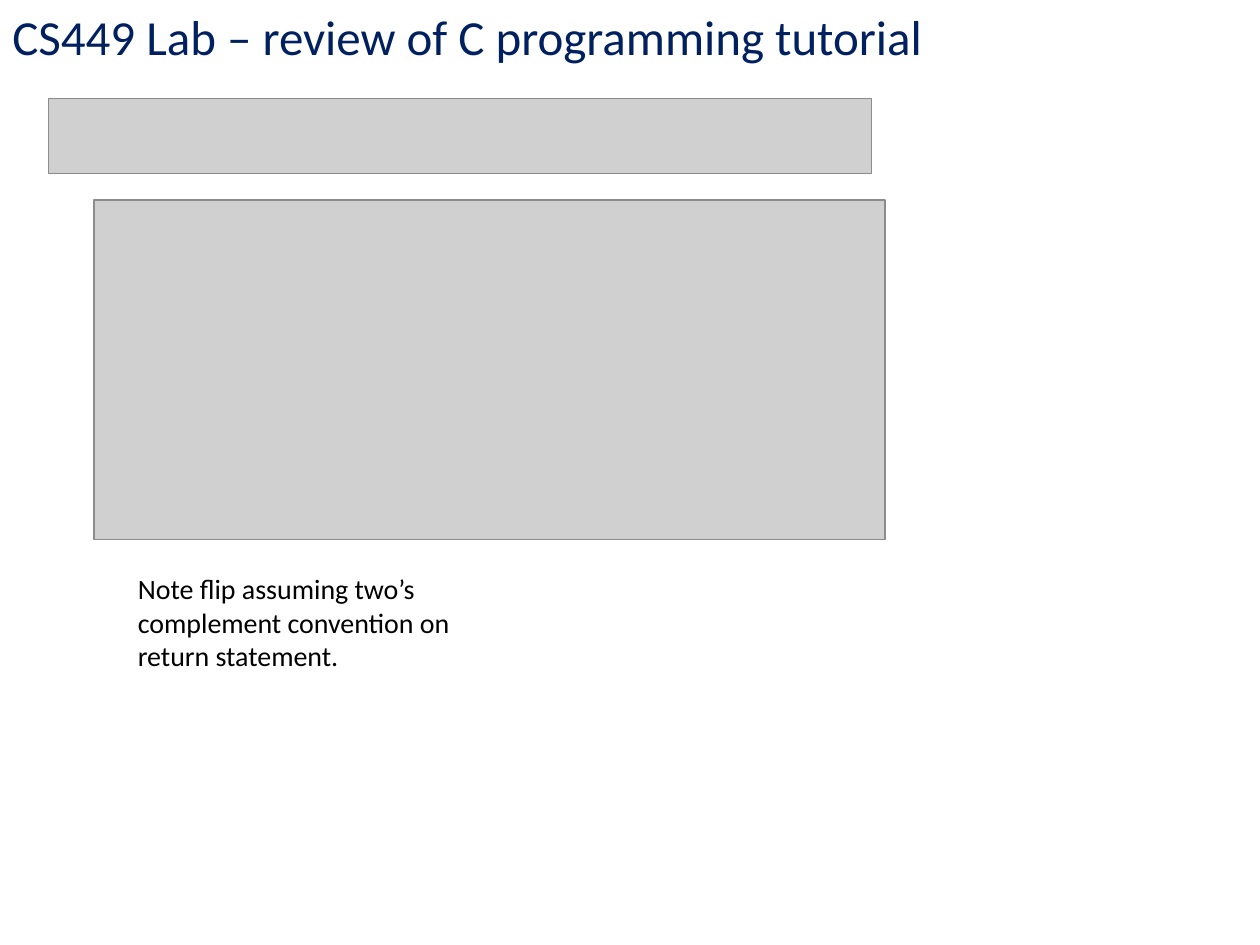
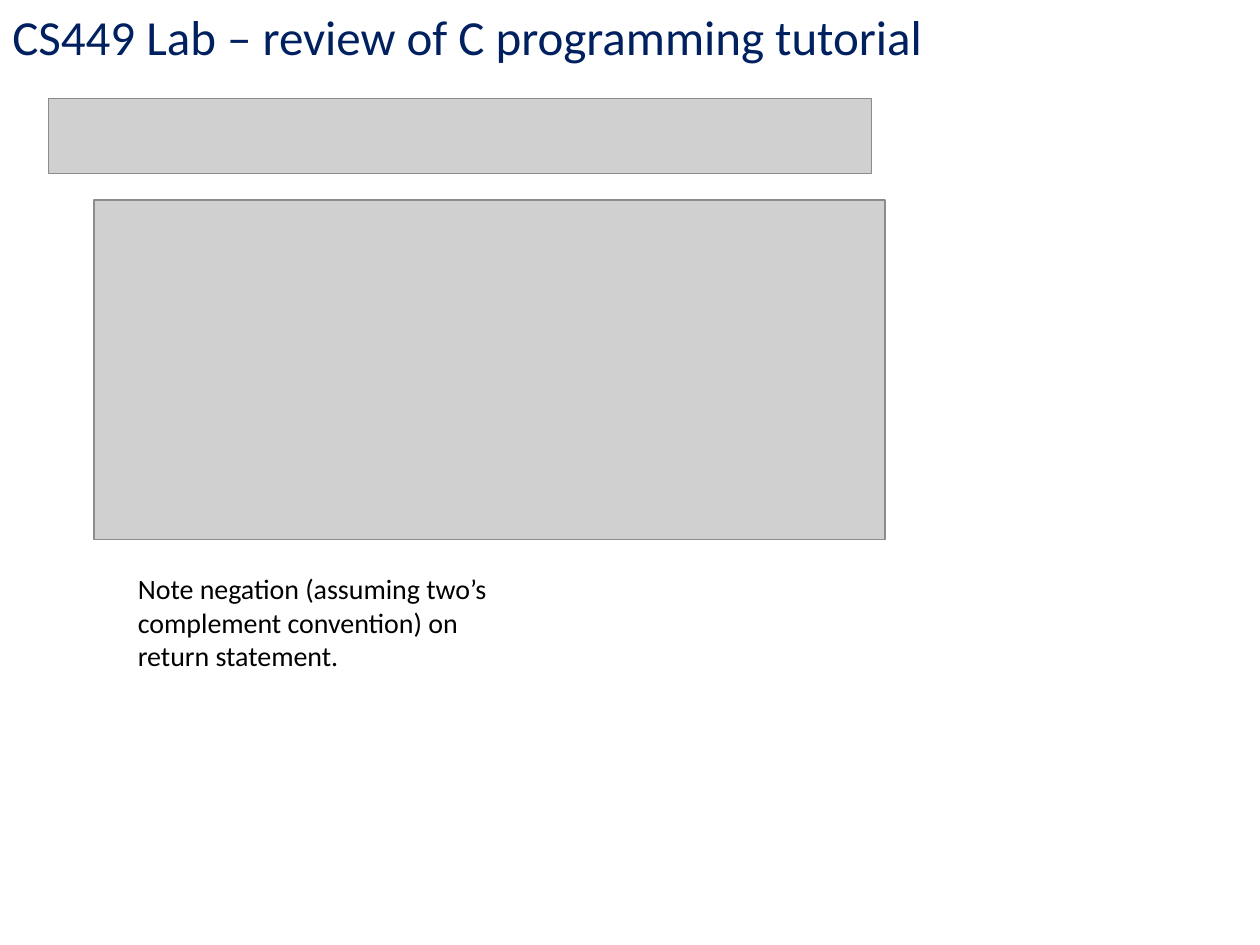
Before and after one commit to kc13/CS449, a slide deck: slide 4 of cs449_c_tutorial_info.pptx. Drawn at 1260x945 pixels with LibreOffice and Linux fonts; fonts in the diff are those of the drawing; grey boxes stand for pictures. Boxes give left, top, right and bottom in pixels: in the first picture for what was removed or moved away, otherwise in the second. Text is boxed around its words. In the diff, an @@ line names an element or a change of style, - is before the commit and + after.

```diff
--- a/cs449_c_tutorial_info.pptx
+++ b/cs449_c_tutorial_info.pptx
@@ text at [138,579,486,667]: text changed @@
-Note flip assuming two’s complement convention on return statement.
+Note negation (assuming two’s complement convention) on return statement.
```
Also in this commit, not shown: 1 other slide changed.
